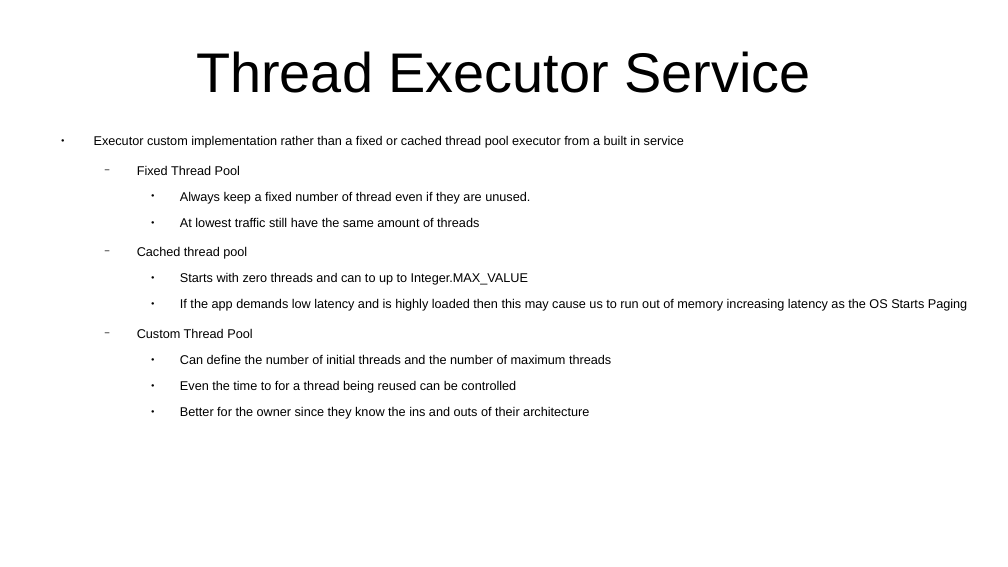
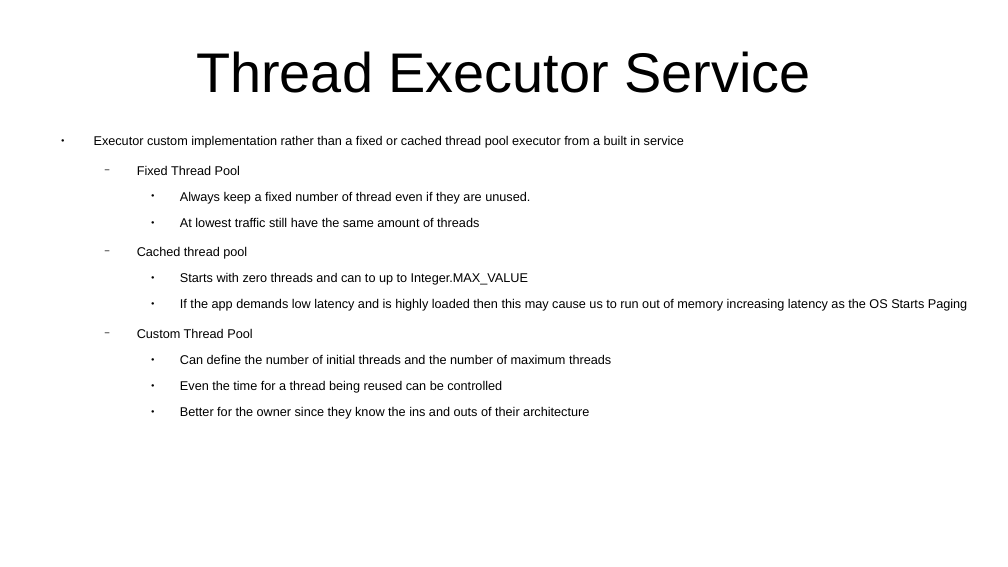
Before and after one commit to CharlesStockman/notesFromCourses, a slide deck: slide 8 of java/core/05_threading.odp. Drawn at 1008x567 pixels with LibreOffice and Linux fonts; fonts in the diff are those of the drawing. Boxes give left, top, right and bottom in pixels: in the first picture for what was removed or moved away, otherwise in the second. Text is boxed around its words. In the diff, an @@ line names an element or a change of style, - is before the commit and + after.

```diff
--- a/java/core/05_threading.odp
+++ b/java/core/05_threading.odp
@@ text at [180,380,502,393]: text changed @@
-    ● Even the time to for a thread being reused can be controlled
+    ● Even the time for a thread being reused can be controlled
```
Also in this commit, not shown: 2 other slides changed, 31 other files.
